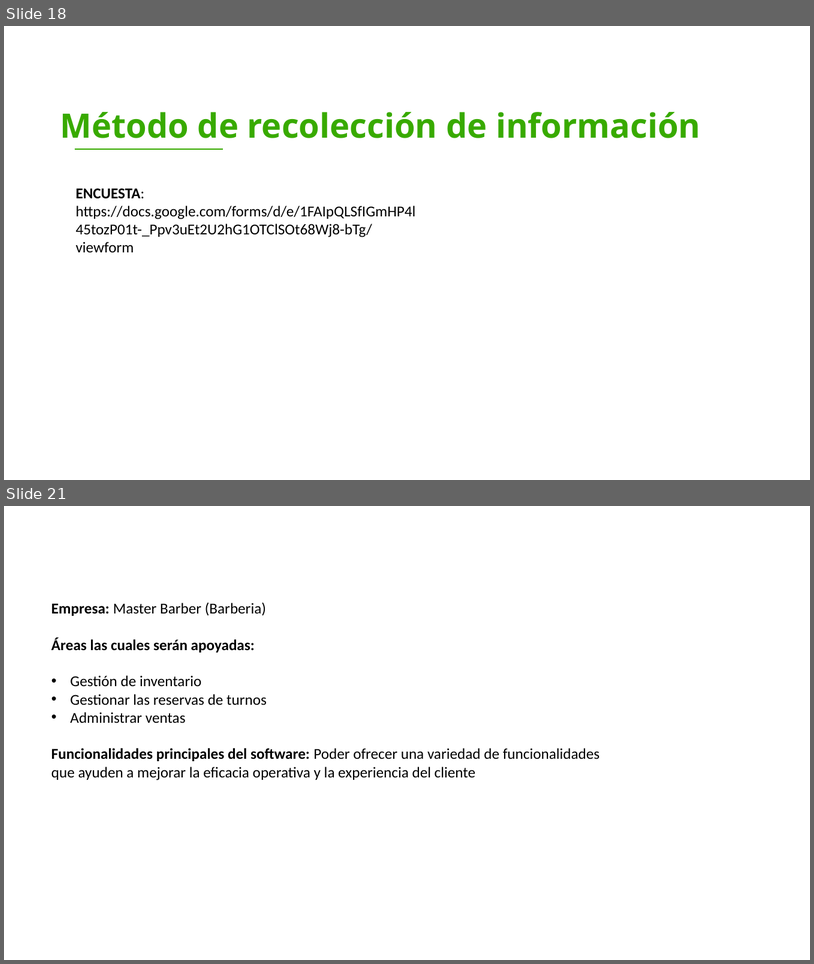
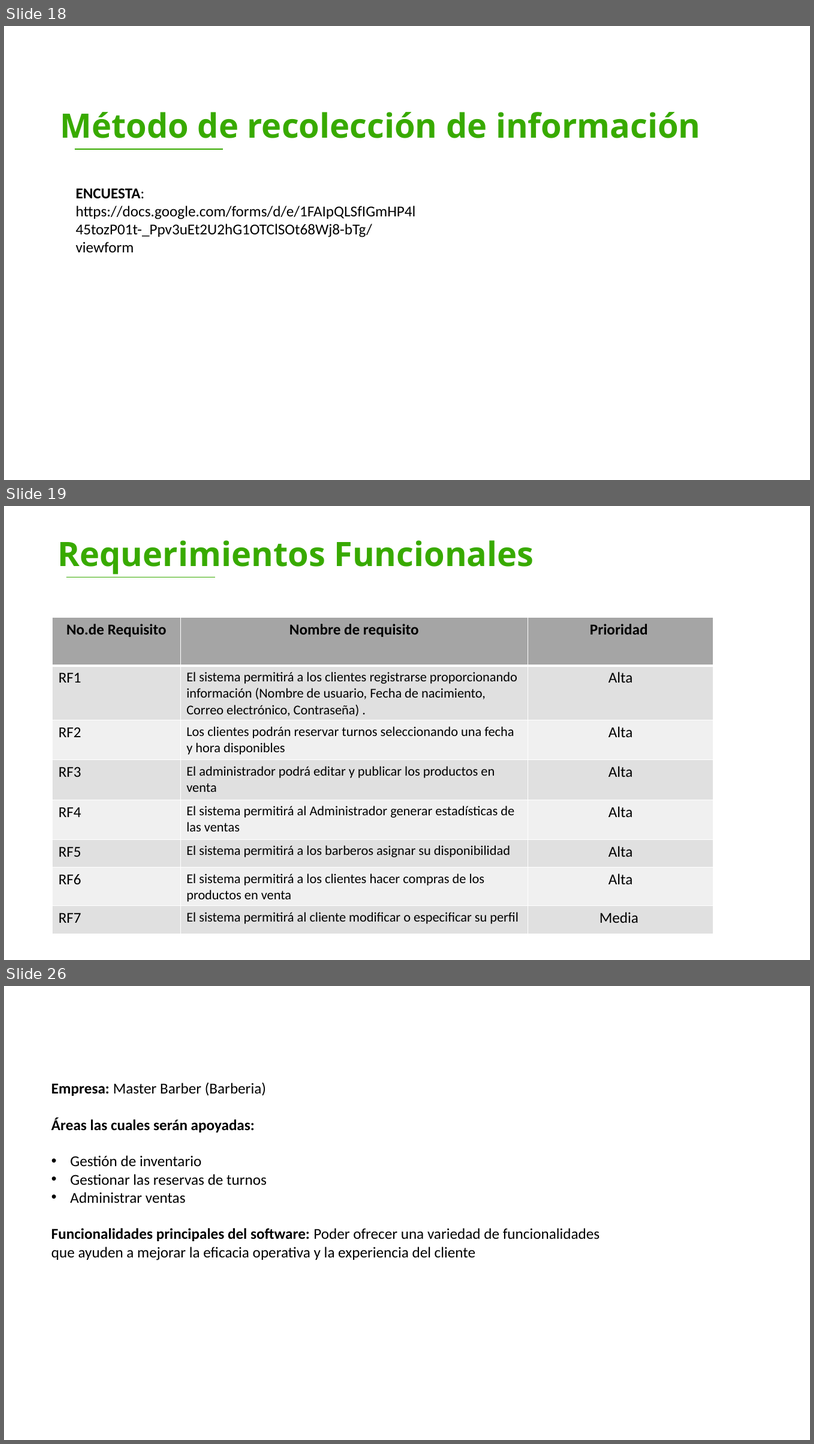
Before and after one commit to luiscarlosmedina/Master-Barber, a slide deck: Entregables Proyecto.pptx. Shown one above the other, each under a label of ours: slides 18 and 21 before the commit, slides 18, 19 and 26 after it; the slides between them are not shown. The pictures are 814x964 and 814x1444 pixels, drawn with LibreOffice and Linux fonts; fonts in the diff are those of the drawing; background and template pictures are left out. Boxes give left, top, right and bottom in pixels: in the first picture for what was removed or moved away, otherwise in the second. Text is boxed around its words. In the diff, an @@ line names an element or a change of style, - is before the commit and + after.

```diff
--- a/Entregables Proyecto.pptx
+++ b/Entregables Proyecto.pptx
@@ slide 19 added at box(4, 506, 810, 960), background picture (left out) @@
@@ text added at box(58, 540, 534, 574), 40 pt, text #38AA00, bold @@
+Requerimientos Funcionales
@@ line added from (66, 577) to (215, 577), #38AA00 1 pt @@
@@ table added at box(53, 618, 714, 933), 8 rows, 3 columns @@
+No.de Requisito | Nombre de requisito | Prioridad
+RF1 | El sistema permitirá a los clientes registrarse proporcionando información (Nombre de usuario, Fecha de nacimiento, Correo electrónico, Contraseña) . | Alta
+RF2 | Los clientes podrán reservar turnos seleccionando una fecha y hora disponibles | Alta
+RF3 | El administrador podrá editar y publicar los productos en venta | Alta
+RF4 | El sistema permitirá al Administrador generar estadísticas de las ventas | Alta
+RF5 | El sistema permitirá a los barberos asignar su disponibilidad | Alta
+RF6 | El sistema permitirá a los clientes hacer compras de los productos en venta | Alta
+RF7 | El sistema permitirá al cliente modificar o especificar su perfil | Media
@@ what was slide 21 is now slide 26 @@
```
Also in this commit, not shown: 6 other slides added, 2 slides removed, 1 other file.
